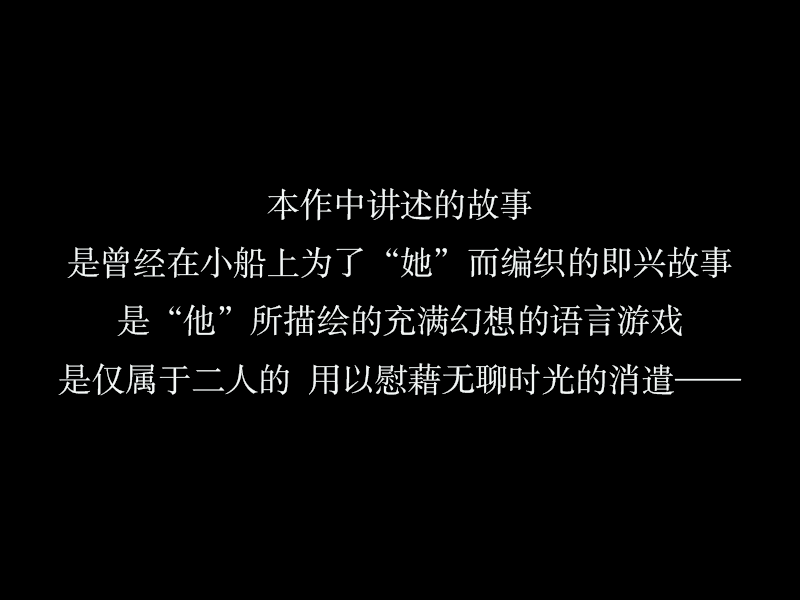
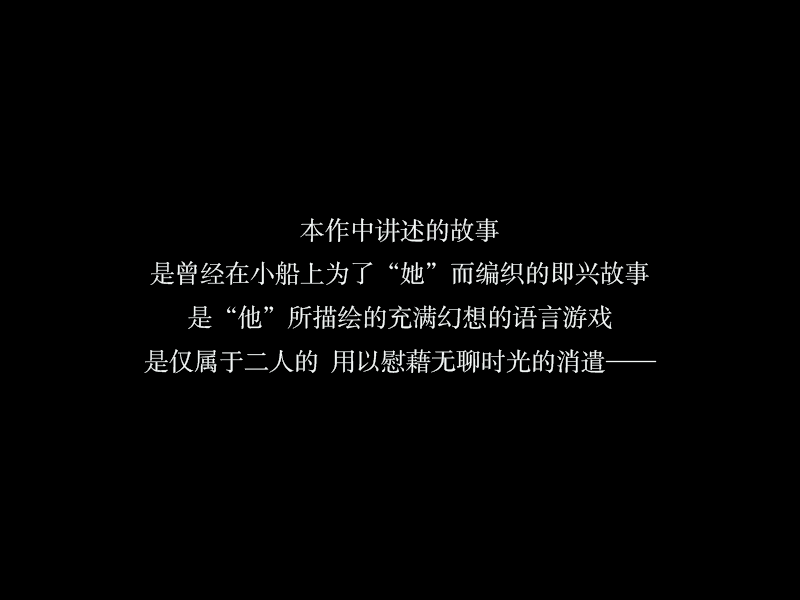
Layer changes from the first 800x600 image to the second:
painted on "本作中讲述的故事 是曾经在小船上为了“她”而编织的即兴故事 是“他”所描绘的充满幻想的语言游戏 是仅属于二人的 用以慰藉无聊" over [58, 188, 742, 396]